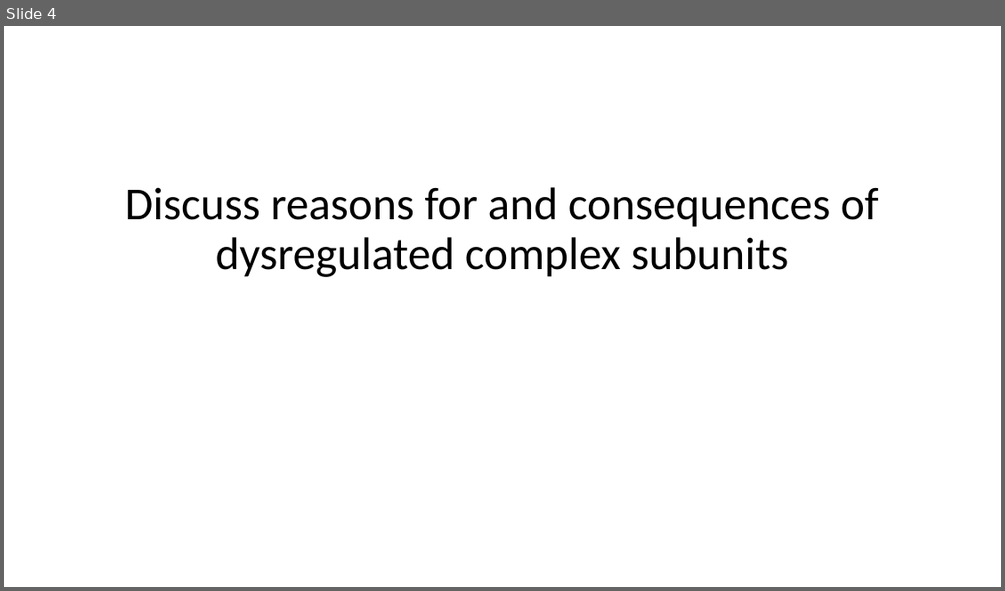
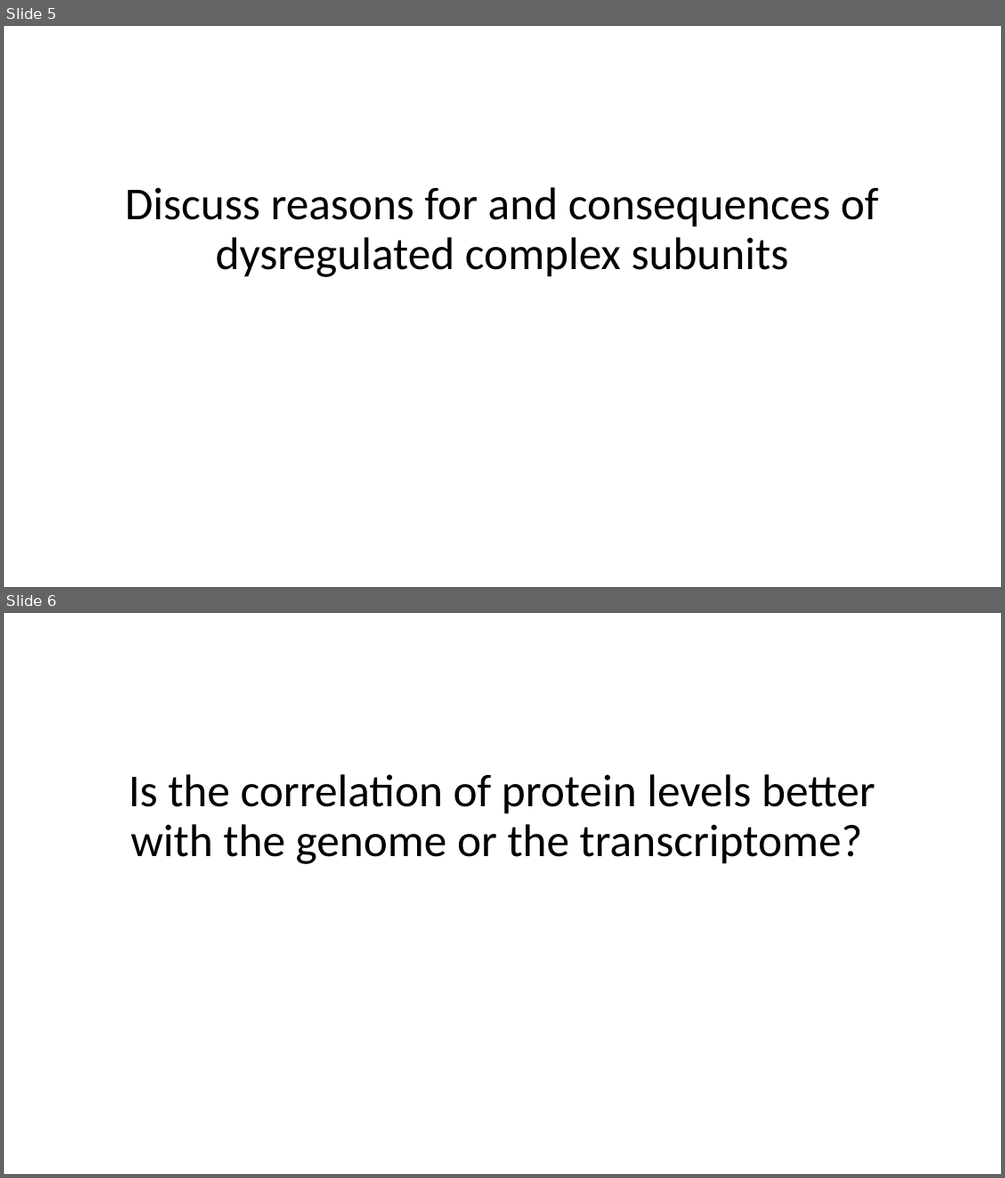
Before and after one commit to GTPB/IBIP22, a slide deck: pages/Wrap_up_Friday.pptx. Shown one above the other, each under a label of ours: slide 4 before the commit, slides 5 and 6 after it. The pictures are 1005x591 and 1005x1178 pixels, drawn with LibreOffice and Linux fonts; fonts in the diff are those of the drawing. Boxes give left, top, right and bottom in pixels: in the first picture for what was removed or moved away, otherwise in the second. Text is boxed around its words. In the diff, an @@ line names an element or a change of style, - is before the commit and + after.

```diff
--- a/pages/Wrap_up_Friday.pptx
+++ b/pages/Wrap_up_Friday.pptx
@@ slide 6 added at <box>4,613,1001,1174</box>, background #FFFFFF @@
@@ text added at <box>129,774,875,864</box>, 44 pt, text #000000 @@
+Is the correlation of protein levels better
+with the genome or the transcriptome?
@@ what was slide 4 is now slide 5 @@
```
Also in this commit, not shown: 1 slide changed, 3 other slides added, 3 other files.
